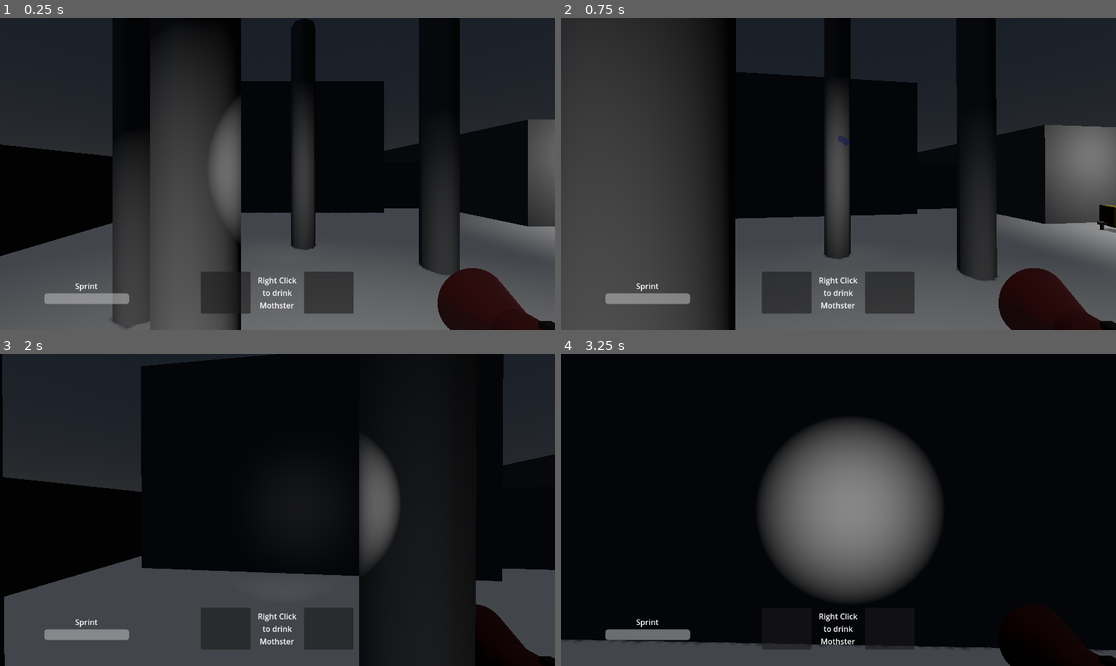
Above: before the commit, frames 1-4 (two rows, left to right).
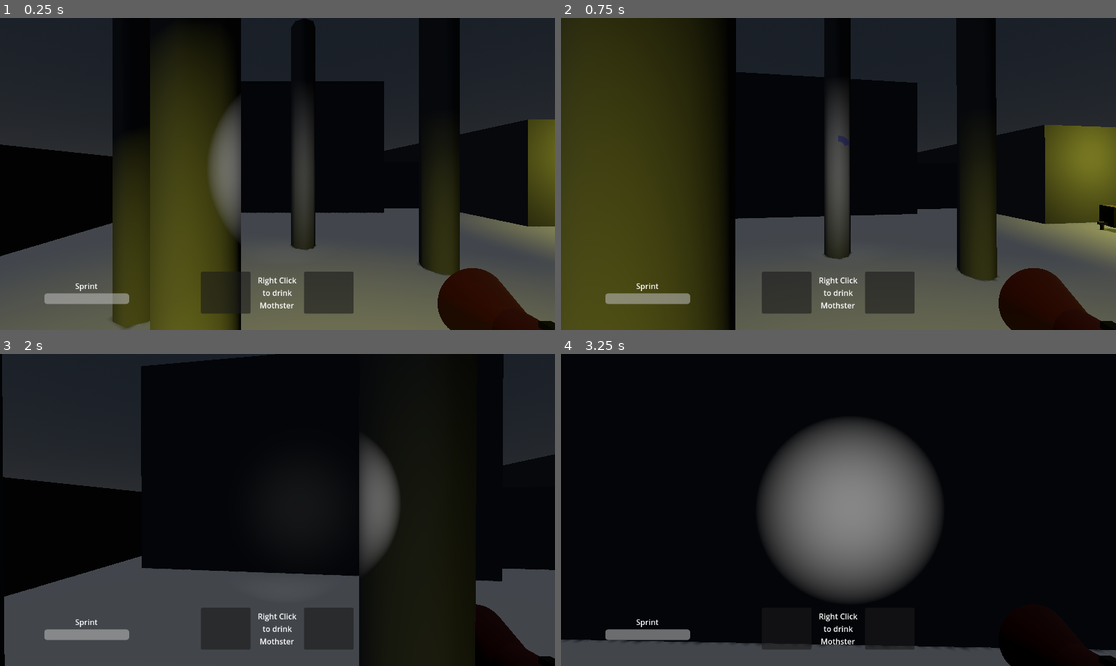
Above: after the commit, the same moments.

Repository: Nedajist/Phototaxis
Game: Godot game, scene res://level_rh.tscn
The game is run twice, just before and just after one commit, with the same random seed, the same clock (stepped at 60 frames per second) and the same inputs. This scene is started directly instead of the project's main scene.
Inputs (mouse positions are in pixels of both pictures, inside the frame that each line leads up to):
- Up to frame 1 (0.25 s): no input
- Up to frame 2 (0.75 s): tap Enter at 0.5 s; move the mouse to (866, 174) at 0.52 s; press the mouse at (866, 174) at 0.53 s; hold Up (ui_up) from 0.53 s (still down)
- Up to frame 3 (2 s): keep holding Up (ui_up); tap Enter at 1.25 s; move the mouse to (249, 510) at 1.27 s; release the mouse at (249, 510) at 1.28 s; tap Shift (shift) at 1.35 s
- Up to frame 4 (3.25 s): keep holding Up (ui_up); tap Enter at 2, 2.75 s; move the mouse to (849, 503) at 2.02 s; tap Space (spacebar) at 2.1 s; move the mouse to (832, 516) at 2.77 s; click (832, 516) at 2.85 s

The runs differ from the first frame. In frame 1, 19% of the frame differs, in the area x 20-100%, y 14-100%; in frame 2, 32%, in the area x 0-100%, y 0-100%; in frame 3, less than 0.1%; in frame 4, nothing differs.

Commit message:
Lights now glow and burn out instead of flickering. TODO: implement run-out-of-gas behavior

Diff:
--- a/level_rh.tscn
+++ b/level_rh.tscn
@@ -159,11 +159,56 @@
 [node name="lightpost" parent="." instance=ExtResource("1_oxafd")]
 transform = Transform3D(0.3821895, 0, 0.5864565, 0, 0.70000005, 0, -0.5864565, 0, 0.3821895, 3.9749355, -0.5326867, 2.7132626)
 
+[node name="SpotLight3D" parent="lightpost/main_box/lightpost/lightpost_crossbar/light_1" index="0"]
+light_color = Color(1, 1, 0.33333334, 1)
+
+[node name="OmniLight3D2" parent="lightpost/main_box/lightpost/lightpost_crossbar/light_1" index="1"]
+light_color = Color(1, 1, 0.33333334, 1)
+
+[node name="OmniLight3D" parent="lightpost/main_box/lightpost/lightpost_crossbar/light_2" index="0"]
+light_color = Color(1, 1, 0.33333334, 1)
+
+[node name="SpotLight3D2" parent="lightpost/main_box/lightpost/lightpost_crossbar/light_3" index="0"]
+light_color = Color(1, 1, 0.33333334, 1)
+
+[node name="OmniLight3D3" parent="lightpost/main_box/lightpost/lightpost_crossbar/light_3" index="1"]
+light_color = Color(1, 1, 0.33333334, 1)
+
 [node name="lightpost2" parent="." instance=ExtResource("1_oxafd")]
 transform = Transform3D(-0.5132455, 0, -0.47600323, 0, 0.7, 0, 0.47600323, 0, -0.5132455, 7.1340427, -0.5326867, 10.229637)
 
+[node name="SpotLight3D" parent="lightpost2/main_box/lightpost/lightpost_crossbar/light_1" index="0"]
+light_color = Color(1, 1, 0.33333334, 1)
+
+[node name="OmniLight3D2" parent="lightpost2/main_box/lightpost/lightpost_crossbar/light_1" index="1"]
+light_color = Color(1, 1, 0.33333334, 1)
+
+[node name="OmniLight3D" parent="lightpost2/main_box/lightpost/lightpost_crossbar/light_2" index="0"]
+light_color = Color(1, 1, 0.33333334, 1)
+
+[node name="SpotLight3D2" parent="lightpost2/main_box/lightpost/lightpost_crossbar/light_3" index="0"]
+light_color = Color(1, 1, 0.33333334, 1)
+
+[node name="OmniLight3D3" parent="lightpost2/main_box/lightpost/lightpost_crossbar/light_3" index="1"]
+light_color = Color(1, 1, 0.33333334, 1)
+
 [node name="lightpost3" parent="." instance=ExtResource("1_oxafd")]
 transform = Transform3D(-0.59752375, 0, 0.36464417, 0, 0.70000005, 0, -0.36464417, 0, -0.59752375, -5.5361795, -0.5326867, 12.081279)
+
+[node name="SpotLight3D" parent="lightpost3/main_box/lightpost/lightpost_crossbar/light_1" index="0"]
+light_color = Color(1, 1, 0.33333334, 1)
+
+[node name="OmniLight3D2" parent="lightpost3/main_box/lightpost/lightpost_crossbar/light_1" index="1"]
+light_color = Color(1, 1, 0.33333334, 1)
+
+[node name="OmniLight3D" parent="lightpost3/main_box/lightpost/lightpost_crossbar/light_2" index="0"]
+light_color = Color(1, 1, 0.33333334, 1)
+
+[node name="SpotLight3D2" parent="lightpost3/main_box/lightpost/lightpost_crossbar/light_3" index="0"]
+light_color = Color(1, 1, 0.33333334, 1)
+
+[node name="OmniLight3D3" parent="lightpost3/main_box/lightpost/lightpost_crossbar/light_3" index="1"]
+light_color = Color(1, 1, 0.33333334, 1)
 
 [node name="PlayerCharacter" parent="." instance=ExtResource("2_yhrv1")]
 transform = Transform3D(1, 0, 0, 0, 1, 0, 0, 0, 1, -4.53307, -0.5, 7.369843)
@@ -171,3 +216,7 @@
 [node name="lightmanager" parent="." node_paths=PackedStringArray("light_sources") instance=ExtResource("3_yhrv1")]
 light_sources = [NodePath("../lightpost"), NodePath("../lightpost2"), NodePath("../lightpost3")]
 frequency = 5.0
+
+[editable path="lightpost"]
+[editable path="lightpost2"]
+[editable path="lightpost3"]
--- a/light_manager.gd
+++ b/light_manager.gd
@@ -53,9 +53,12 @@
 """
 there are two ways the lights can turn off
 
-All lights are connected to a central generator, which will slowly run out of gas. When gas is running out, it will start blinking.
+All lights are connected to a central generator, which will slowly run out of gas.
+When gas is running out, it will start blinking.
 -> This can be fixed by filling the generator with gas (stub above)
 
-Randomly, any given light has a chance to burn out. The lights will get brighter and brighter, then suddenly turn off.
--> This can be fixed by finding the breaker switches and fixing the correct light. Each light has a one-to-one or many-to-one (multiple lights per breaker) relationship with each breaker
+Randomly, any given light has a chance to burn out. The lights will get brighter and brighter,
+then suddenly turn off.
+-> This can be fixed by finding the breaker switches and fixing the correct light.
+Each light has a one-to-one or many-to-one (multiple lights per breaker) relationship with each breaker
 """
--- a/outside_floodlight.gd
+++ b/outside_floodlight.gd
@@ -8,6 +8,7 @@
 	ON,
 	BLINK_LOW,
 	BLINK_HIGH,
+	BURNING_OUT,
 	OFF
 }
 
@@ -32,7 +33,11 @@
 var blink_fade_out: float = 0.2
 var blink_fade_in: float = 0.05
 
+#time in seconds for a burnout
+var burnout_time = 5
+
 var selected_to_break: bool = false
+var gas_low: bool = false
 
 # State machine variables
 var current_state: LightState = LightState.ON
@@ -41,6 +46,7 @@
 var is_blinking_off: bool = false
 var lights: Array = []
 var original_light_energy: Array = []
+var original_light_color: Array = []
 
 func _ready():
 	duration_on = 4.0 * total_time_on / 13.0
@@ -57,6 +63,8 @@
 			_process_blink_low_state(delta)
 		LightState.BLINK_HIGH:
 			_process_blink_high_state(delta)
+		LightState.BURNING_OUT:
+			_process_burnout_state(delta)
 		LightState.OFF:
 			pass  # Lights stay off
 
@@ -64,6 +72,7 @@
 func _cache_lights():
 	lights.clear()
 	original_light_energy.clear()
+	original_light_color.clear()
 
 	var light_parents = [
 		$main_box/lightpost/lightpost_crossbar/light_1,
@@ -76,6 +85,7 @@
 			if child is Light3D:
 				lights.append(child)
 				original_light_energy.append(child.light_energy)
+				original_light_color.append(child.light_color)
 
 # Start a new state
 func _start_state(new_state: LightState):
@@ -93,6 +103,19 @@
 			_set_lights_visible(true)
 		LightState.OFF:
 			_set_lights_visible(false)
+		LightState.BURNING_OUT:
+			_set_lights_visible(true)
+
+func _process_burnout_state(delta):
+	state_timer += delta
+	for light in lights:
+		if light is Light3D:
+			light.light_energy += 2 * delta
+			light.light_color.b8 = min(light.light_color.b8 + 255 * delta, 255)
+
+	#255 - 85 = 140 across 5 seconds
+	if state_timer >= burnout_time:
+		_start_state(LightState.OFF)
 
 # Process ON state: flicker lights randomly
 func _process_on_state(delta):
@@ -106,6 +129,8 @@
 
 	# Transition to BLINK_LOW after duration
 	if selected_to_break:
+		_start_state(LightState.BURNING_OUT)
+	elif gas_low:
 		_start_state(LightState.BLINK_LOW)
 
 # Process BLINK_LOW state: occasional blinks
@@ -176,6 +201,7 @@
 			light.visible = _visible
 			if visible:
 				light.light_energy = original_light_energy[lights.find(light)]
+				light.light_color = original_light_color[lights.find(light)]
 			else:
 				light.light_energy = 0.0
 
--- a/outside_floodlight.tscn
+++ b/outside_floodlight.tscn
@@ -125,10 +125,12 @@
 
 [node name="SpotLight3D" type="SpotLight3D" parent="main_box/lightpost/lightpost_crossbar/light_1"]
 transform = Transform3D(0.9659258, 0.22414386, 0.12940955, -0.12940954, -0.014754623, 0.9914814, 0.22414389, -0.97444445, 0.014754415, 0, 0, 0)
+light_color = Color(1, 1, 0.33333334, 1)
 spot_range = 10.0
 
 [node name="OmniLight3D2" type="OmniLight3D" parent="main_box/lightpost/lightpost_crossbar/light_1"]
 transform = Transform3D(1, 0, 0, 0, 0.8660254, -0.5, 0, 0.5, 0.8660254, 0, -0.08660245, -0.049999952)
+light_color = Color(1, 1, 0.33333334, 1)
 light_energy = 0.5
 omni_range = 1.0
 
@@ -139,6 +141,7 @@
 
 [node name="OmniLight3D" type="OmniLight3D" parent="main_box/lightpost/lightpost_crossbar/light_2"]
 transform = Transform3D(1, 0, 0, 0, 0.8660254, -0.5, 0, 0.5, 0.8660254, 0, -0.08660245, -0.049999952)
+light_color = Color(1, 1, 0.33333334, 1)
 light_energy = 0.5
 
 [node name="light_3" type="MeshInstance3D" parent="main_box/lightpost/lightpost_crossbar"]
@@ -148,10 +151,12 @@
 
 [node name="SpotLight3D2" type="SpotLight3D" parent="main_box/lightpost/lightpost_crossbar/light_3"]
 transform = Transform3D(0.9659258, -0.22414386, -0.12940955, 0.12940954, -0.014754623, 0.9914814, -0.22414389, -0.97444445, 0.014754415, 0, 0, 0)
+light_color = Color(1, 1, 0.33333334, 1)
 spot_range = 10.0
 
 [node name="OmniLight3D3" type="OmniLight3D" parent="main_box/lightpost/lightpost_crossbar/light_3"]
 transform = Transform3D(1, 0, 0, 0, 0.8660254, -0.5, 0, 0.5, 0.8660254, 0, -0.08660245, -0.049999952)
+light_color = Color(1, 1, 0.33333334, 1)
 light_energy = 0.5
 omni_range = 1.0
 
Not shown: 1 places in level_rh.tscn that only renumber resources
Not shown: 1 places in outside_floodlight.tscn that only renumber resources
